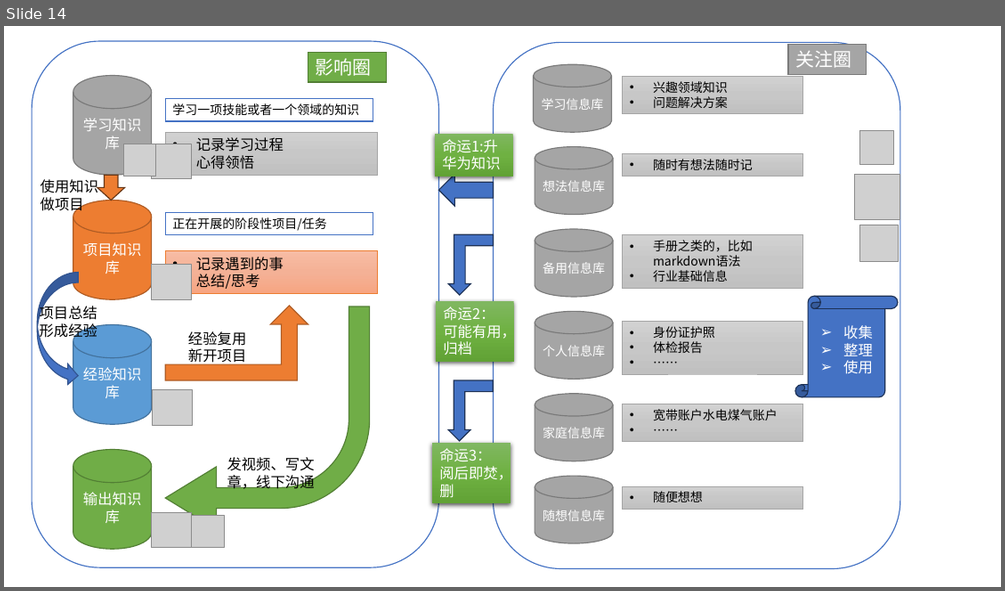
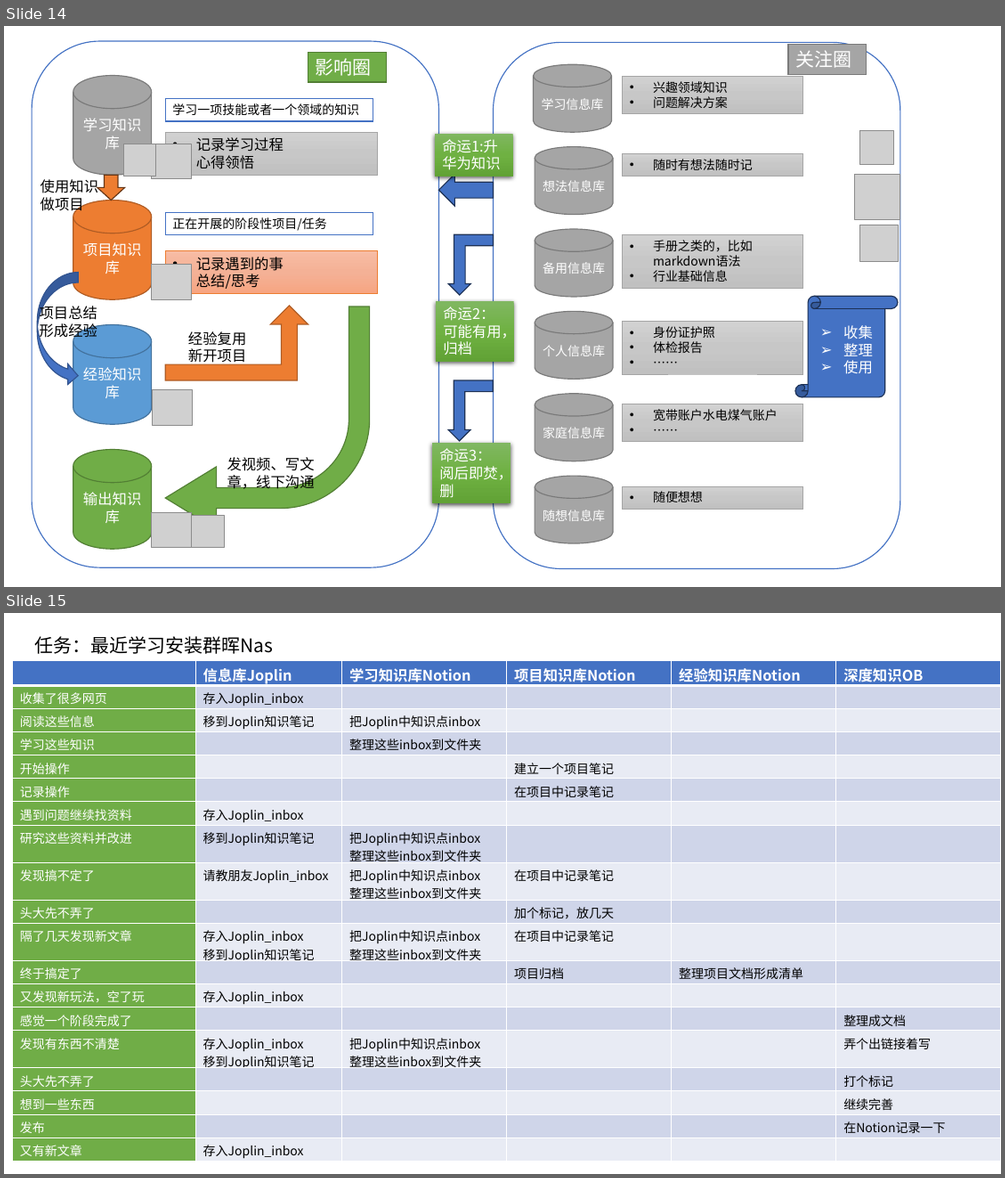
Before and after one commit to 51xpage/51xpage.github.com, a slide deck: images/2023-07-19-ru-he-da-jian-shu-yu-zi-ji-de-zhi-shi-shou-ji-zheng-li-jia-gong-ti-xi/知识管理各种图片.pptx. Shown one above the other, each under a label of ours: slide 14 before the commit, slides 14 and 15 after it. The pictures are 1005x591 and 1005x1178 pixels, drawn with LibreOffice and Linux fonts; fonts in the diff are those of the drawing; grey boxes stand for pictures. Boxes give left, top, right and bottom in pixels: in the first picture for what was removed or moved away, otherwise in the second. Text is boxed around its words. In the diff, an @@ line names an element or a change of style, - is before the commit and + after.

Commit message:
改一下，两个东西都支持

```diff
--- a/images/2023-07-19-ru-he-da-jian-shu-yu-zi-ji-de-zhi-shi-shou-ji-zheng-li-jia-gong-ti-xi/知识管理各种图片.pptx
+++ b/images/2023-07-19-ru-he-da-jian-shu-yu-zi-ji-de-zhi-shi-shou-ji-zheng-li-jia-gong-ti-xi/知识管理各种图片.pptx
@@ slide 15 added at (4, 613, 1001, 1174), background #FFFFFF @@
@@ text added at (34, 636, 273, 654), 18 pt, text #000000 @@
+任务：最近学习安装群晖Nas
@@ table added at (12, 660, 1000, 1162), 19 rows, 6 columns @@
+ | 信息库Joplin | 学习知识库Notion | 项目知识库Notion | 经验知识库Notion | 深度知识OB
+收集了很多网页 | 存入Joplin_inbox |  |  |  | 
+阅读这些信息 | 移到Joplin知识笔记 | 把Joplin中知识点inbox |  |  | 
+学习这些知识 |  | 整理这些inbox到文件夹 |  |  | 
+开始操作 |  |  | 建立一个项目笔记 |  | 
+记录操作 |  |  | 在项目中记录笔记 |  | 
+遇到问题继续找资料 | 存入Joplin_inbox |  |  |  | 
+研究这些资料并改进 | 移到Joplin知识笔记 | 把Joplin中知识点inbox / 整理这些inbox到文件夹 |  |  | 
+发现搞不定了 | 请教朋友Joplin_inbox | 把Joplin中知识点inbox / 整理这些inbox到文件夹 | 在项目中记录笔记 |  | 
+头大先不弄了 |  |  | 加个标记，放几天 |  | 
+隔了几天发现新文章 | 存入Joplin_inbox / 移到Joplin知识笔记 | 把Joplin中知识点inbox / 整理这些inbox到文件夹 | 在项目中记录笔记 |  | 
+终于搞定了 |  |  | 项目归档 | 整理项目文档形成清单 | 
+又发现新玩法，空了玩 | 存入Joplin_inbox |  |  |  | 
+感觉一个阶段完成了 |  |  |  |  | 整理成文档
+发现有东西不清楚 | 存入Joplin_inbox / 移到Joplin知识笔记 | 把Joplin中知识点inbox / 整理这些inbox到文件夹 |  |  | 弄个出链接着写
+头大先不弄了 |  |  |  |  | 打个标记
+想到一些东西 |  |  |  |  | 继续完善
+发布 |  |  |  |  | 在Notion记录一下
+又有新文章 | 存入Joplin_inbox |  |  |  | 
```
Also in this commit, not shown: 1 other file.
